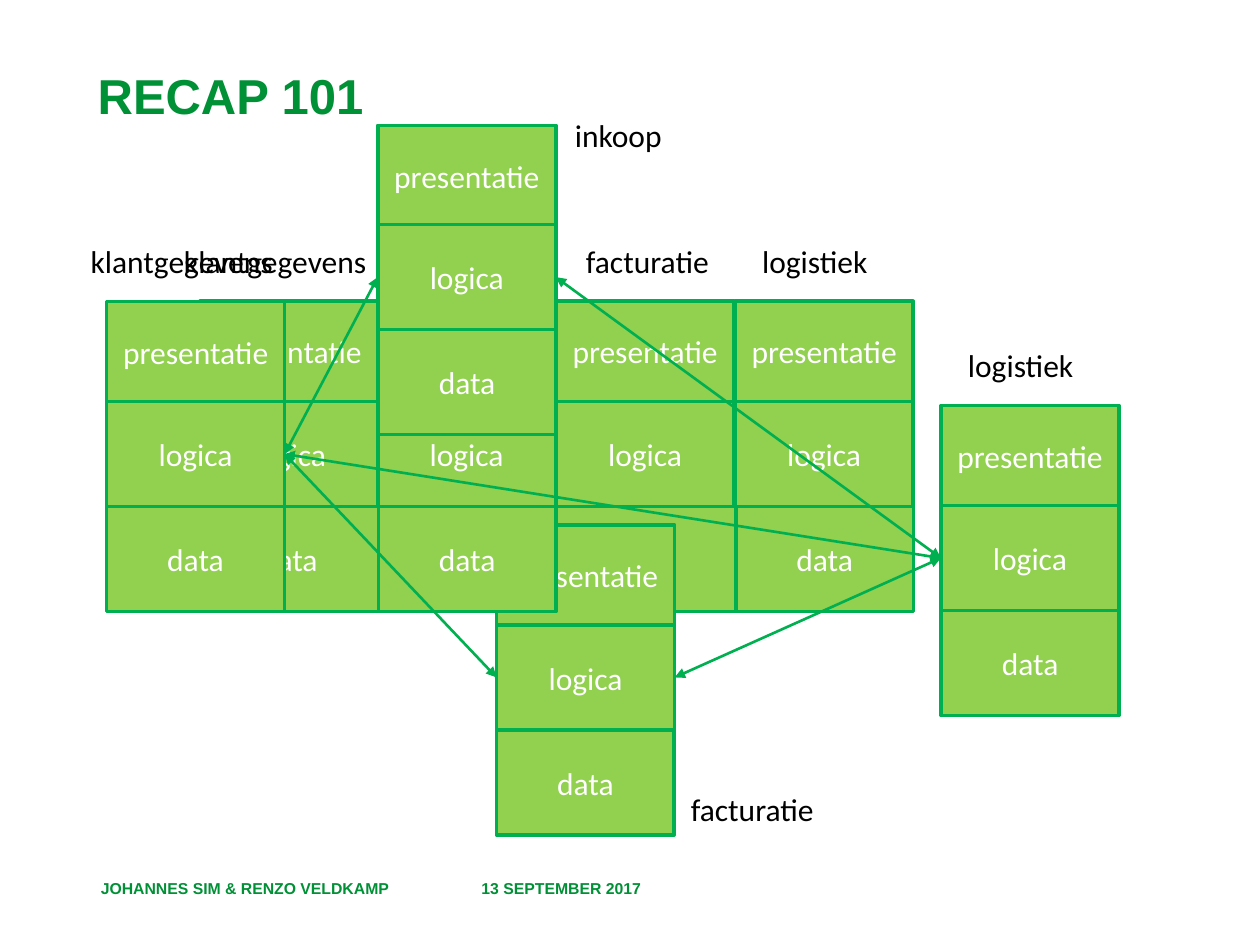
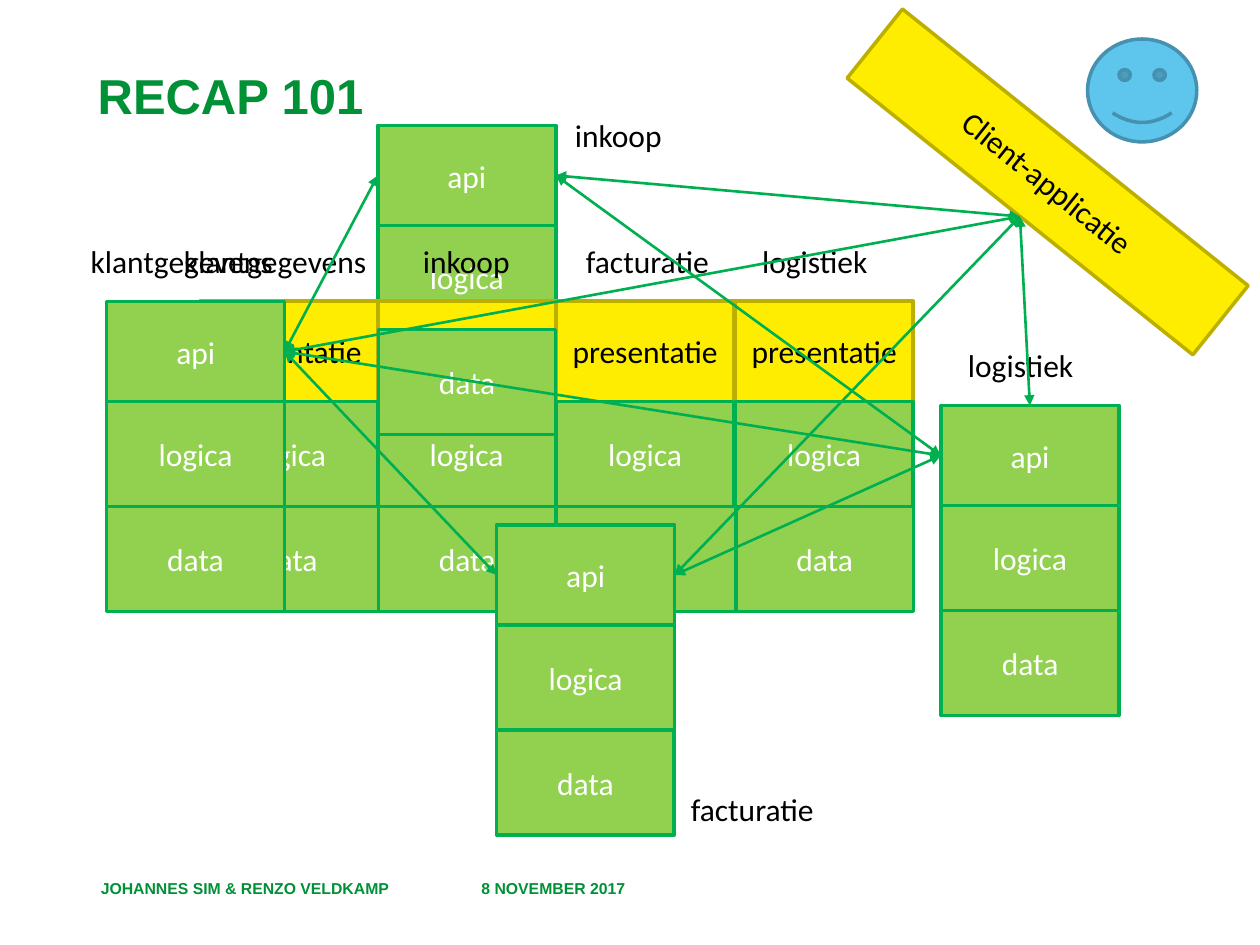
Before and after one commit to RenzoVeldkamp/MicroContainer, a slide deck: slide 3 of Presentatie/Microservices 102.pptx. Drawn at 1260x945 pixels with LibreOffice and Linux fonts; fonts in the diff are those of the drawing; background and template pictures are left out. Boxes give left, top, right and bottom in pixels: in the first picture for what was removed or moved away, otherwise in the second. Text is boxed around its words. In the diff, an @@ line names an element or a change of style, - is before the commit and + after.

```diff
--- a/Presentatie/Microservices 102.pptx
+++ b/Presentatie/Microservices 102.pptx
@@ rectangle added at [848,9,1248,354], fill #FFED00, outline #BDAF00 2 pt, 18 pt, text #000000 @@
+Client-applicatie
@@ smiley face added at [1087,39,1197,142], fill #5EC5ED, outline #4692AF 2 pt @@
@@ text in rectangle at [447,166,486,193]: text changed @@
-presentatie
+api
@@ double arrow added from (556, 175) to (1021, 217), #00B050 1.5 pt @@
@@ double arrow added from (285, 352) to (1021, 217), #00B050 1.5 pt @@
@@ double arrow added from (674, 575) to (1021, 217), #00B050 1.5 pt @@
@@ double arrow added from (1029, 406) to (1021, 217), #00B050 1.5 pt @@
@@ text added at [423,251,510,280], 18 pt, text #000000 @@
+inkoop
@@ text colour #FFFFFF to #000000; fill #92D050 to #FFED00; outline #00B050 2 pt to #BDAF00 2 pt in 4 elements at [556,301,733,401], [735,301,912,401], [378,301,556,402], [200,301,378,402] @@
@@ text in rectangle at [176,342,215,369]: text changed @@
-presentatie
+api
@@ text in rectangle at [1011,446,1050,473]: text changed @@
-presentatie
+api
@@ 5 double arrows: place and size @@
-5 double arrows at [285,277,941,678]
+5 double arrows at [285,175,941,575]
@@ text in rectangle at [566,565,605,592]: text changed @@
-presentatie
+api
@@ text at [481,883,625,894]: text changed @@
-13 SEPTEMBER 2017
+8 NOVEMBER 2017
```
Also in this commit, not shown: 8 other slides changed.
